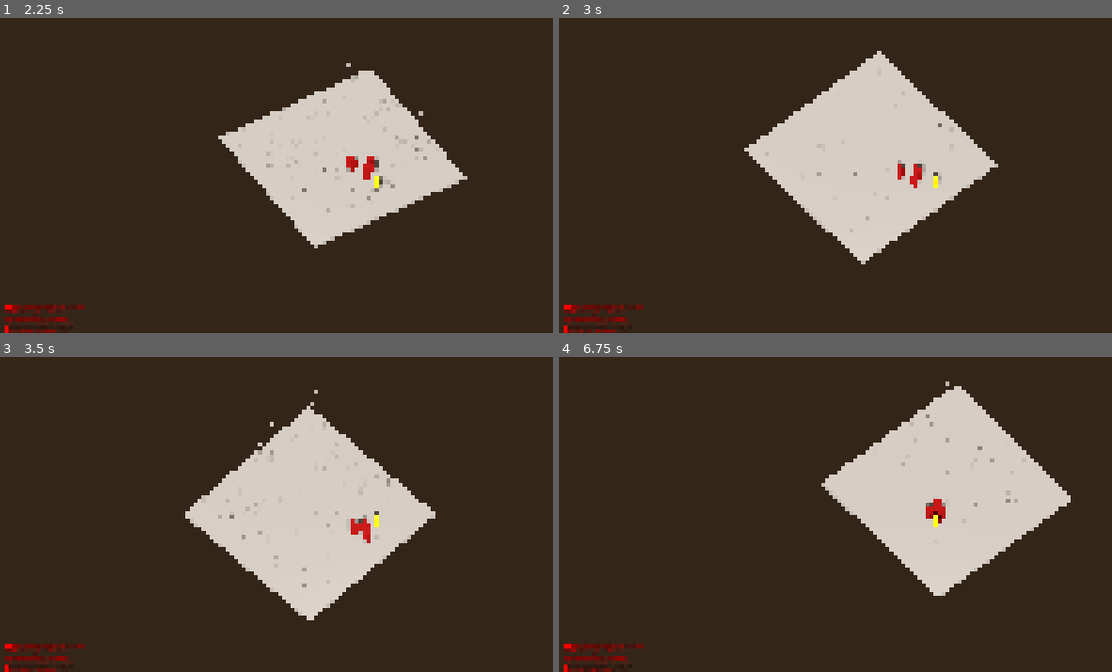
Above: before the commit, frames 1-4 (two rows, left to right).
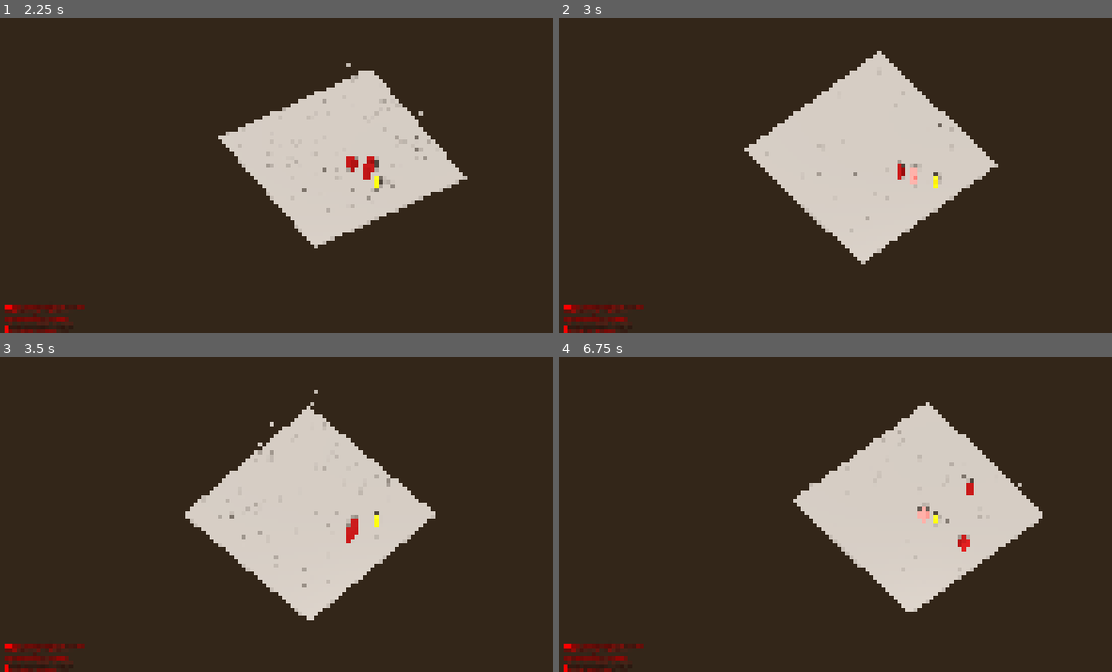
Above: after the commit, the same moments.

Repository: Noquela/sands-of-duat
Game: Godot game, scene res://scenes/TestScene.tscn
Same seed, same stepped clock (60 frames per second), same inputs: the game is played once before the commit and once after it.
Inputs (mouse positions are in pixels of both pictures, inside the frame that each line leads up to):
- Up to frame 1 (2.25 s): tap Enter (ui_accept) at 0.5, 0.77, 1.52 s; move the mouse to (541, 159) at 0.52 s; hold D (move_right) 0.53-1.28 s; hold Right mouse button (ability_1) 0.53-1.28 s; move the mouse to (226, 191) at 1.27 s; hold S (move_down) 1.28-2.03 s; tap Q (ability_2) at 1.35 s; move the mouse to (453, 106) at 2.02 s; hold D (move_right) from 2.03 s (still down); hold E (ability_3) from 2.03 s (still down)
- Up to frame 2 (3 s): move the mouse to (896, 238) at 2.77 s; release D (move_right) at 2.78 s; release E (ability_3) at 2.78 s; hold W (move_up) from 2.78 s (still down); click (896, 238) at 2.85 s
- Up to frame 3 (3.5 s): keep holding W (move_up); tap Enter (ui_accept) at 3.02 s
- Up to frame 4 (6.75 s): move the mouse to (outside the picture) at 3.52 s; release W (move_up) at 3.53 s; hold A (move_left) 3.53-5.03 s; tap Space (dash) at 3.6 s; tap Enter (ui_accept) at 3.77, 4.52, 6.02 s; move the mouse to (708, 467) at 4.27 s; right-click (708, 467) at 4.35 s; move the mouse to (973, 514) at 5.02 s; hold S (move_down) 5.03-5.78 s; hold Q (ability_2) 5.03-5.78 s; move the mouse to (824, 435) at 5.77 s; hold D (move_right) 5.78-6.53 s; tap E (ability_3) at 5.85 s; move the mouse to (1100, 498) at 6.52 s; press the mouse at (1100, 498) at 6.53 s; hold W (move_up) from 6.53 s (still down)

Frame 1 is identical in both runs. In frame 2, 0.2% of the frame differs, in the area x 63-67%, y 46-55%; in frame 3, 0.2%; in frame 4, 7.1%, in the area x 5-93%, y 7-100%.

Commit message:
Fix: Combat hit detection - enemies now take damage and can be killed
Fixed critical collision layer issue preventing attack system from hitting enemies.

Problem:
- AttackSystem was looking for enemies on collision layer 2
- BasicEnemy was using default collision layers (layer 1)
- Result: attacks executed but never hit enemies

Solution:
- Set BasicEnemy collision_layer = 2 (Enemies layer)
- Set collision_mask = 1 | 4 (Player + Environment collision)
- Now AttackSystem collision_mask = 2 properly detects enemies

Combat system now fully functional:
✅ Hit detection working (Area3D collision)
✅ Damage application (25-37.5 per hit)
✅ Combo system (+20% 2nd hit, +50% 3rd hit)
✅ Enemy death (Health: 50.0 → 0.0)
✅ Multiple enemies can be killed
✅ Console feedback for all hits and deaths

Enemies can now be defeated with 2-3 attacks depending on combo multiplier.

🤖 Generated with [Claude Code](https://claude.ai/code)

Co-Authored-By: Claude <noreply@anthropic.com>

Diff:
--- a/scripts/enemies/BasicEnemy.gd
+++ b/scripts/enemies/BasicEnemy.gd
@@ -62,6 +62,10 @@
 
 	# Add to enemies group
 	add_to_group("enemies")
+
+	# Configure collision layers (Enemy layer = 2)
+	collision_layer = 2  # Enemies are on layer 2
+	collision_mask = 1 | 4  # Collide with Player (1) and Environment (4)
 
 func setup_enemy_visual():
 	"""Configura visual básico do inimigo"""
